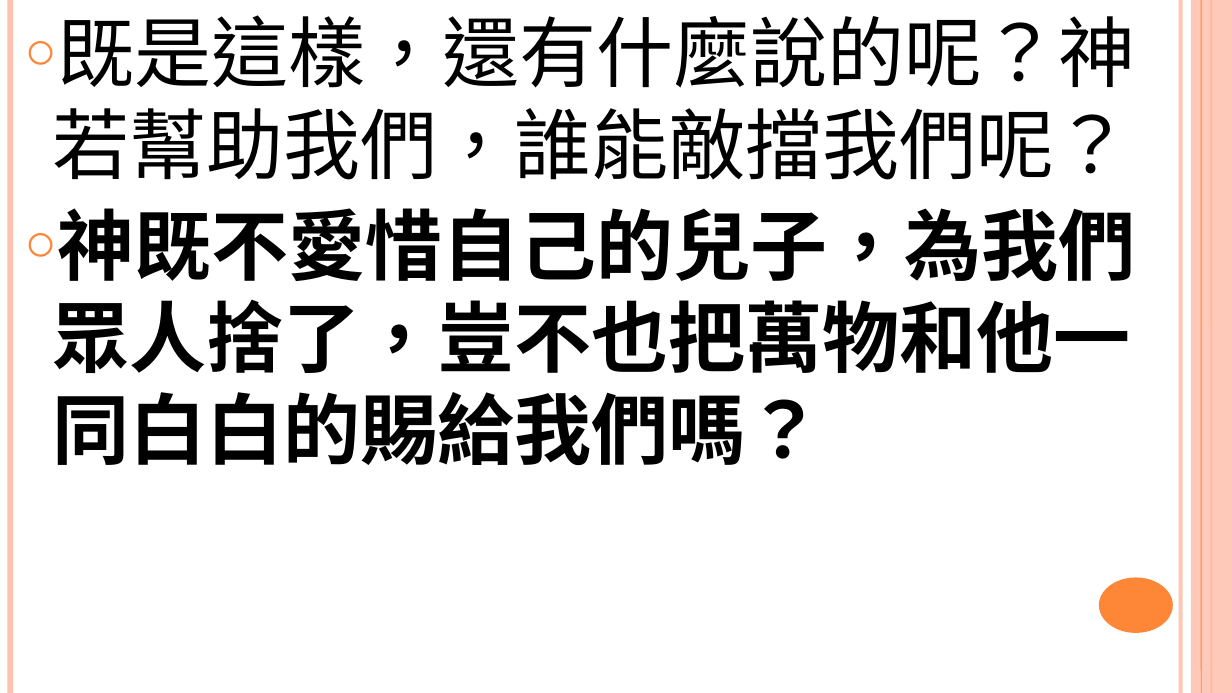
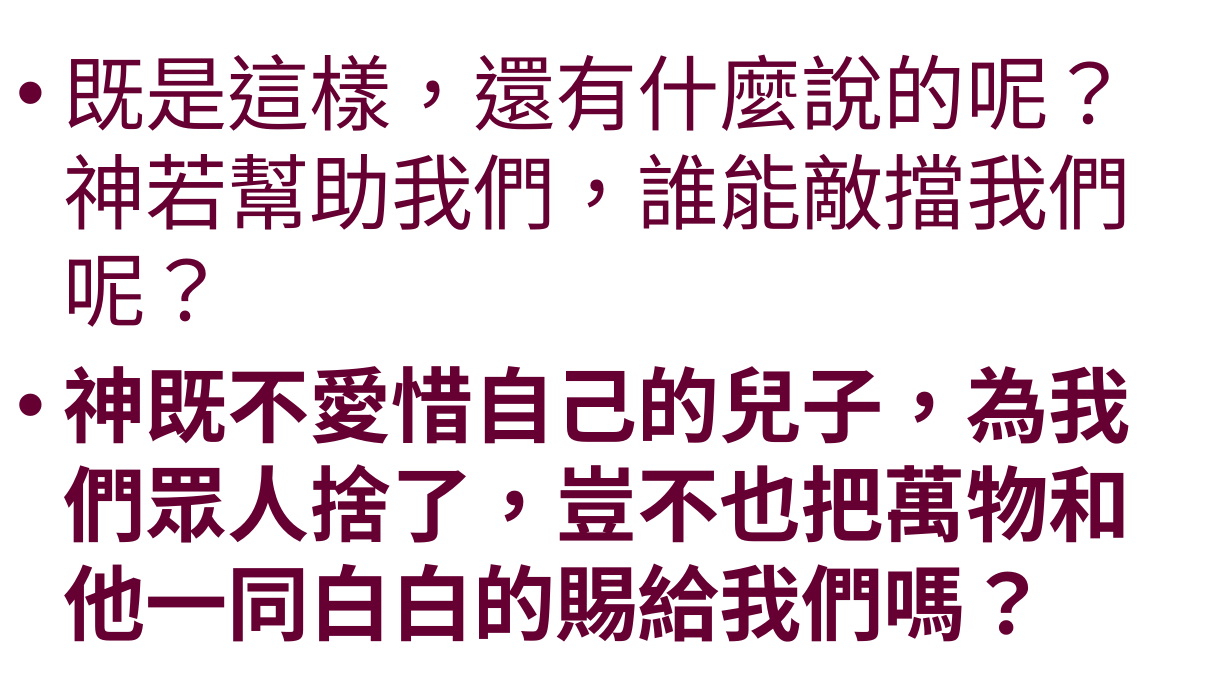
Before and after one commit to batisuoc/worship-resources, a slide deck: slide 3 of 64得勝確據.pptx. Drawn at 1232x693 pixels with LibreOffice and Linux fonts; fonts in the diff are those of the drawing; background and template pictures are left out. Boxes give left, top, right and bottom in pixels: in the first picture for what was removed or moved away, otherwise in the second. Text is boxed around its words. In the diff, an @@ line names an element or a change of style, - is before the commit and + after.

```diff
--- a/64得勝確據.pptx
+++ b/64得勝確據.pptx
@@ text "既是這樣，還有什麼說的呢？神若幫助我們，誰能敵擋我們呢？" moved from (x1=52, y1=15, x2=1135, y2=465) to (x1=63, y1=54, x2=1130, y2=642) @@
@@ text "既是這樣，還有什麼說的呢？神若幫助我們，誰能敵擋我們呢？" at (x1=63, y1=54, x2=1130, y2=642): size 60 to 64 pt, font Noto Sans CJK TC to Noto Sans CJK SC, text colour #000000 to #660033; bullet ○ to •; more space between paragraphs; vertical alignment top to middle @@
@@ line removed from (10, 0) to (10, 693) @@
@@ line removed from (1181, 0) to (1181, 693) @@
@@ rectangle removed at (x1=1191, y1=0, x2=1232, y2=693) @@
@@ line removed from (1202, 0) to (1202, 693) @@
@@ line removed from (1212, 0) to (1212, 693) @@
@@ ellipse removed at (x1=1099, y1=578, x2=1173, y2=633) @@
```
Also in this commit, not shown: 5 other slides changed, 1 slide added.
